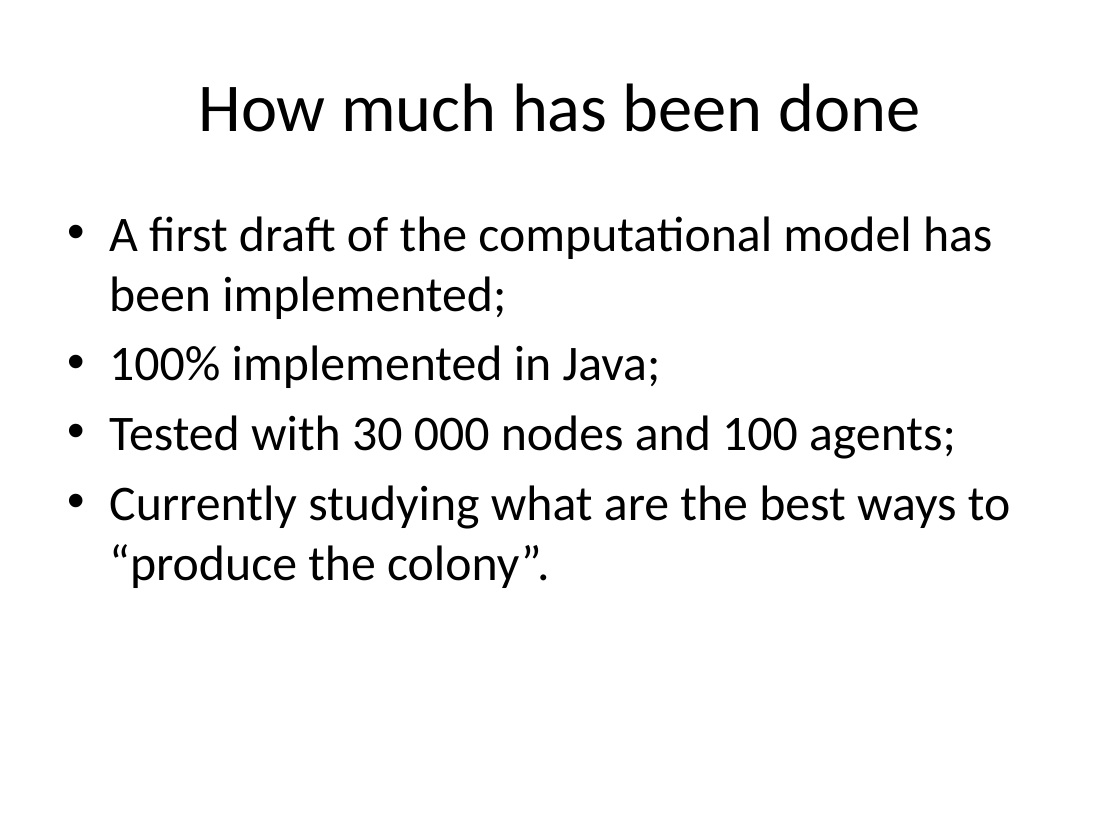
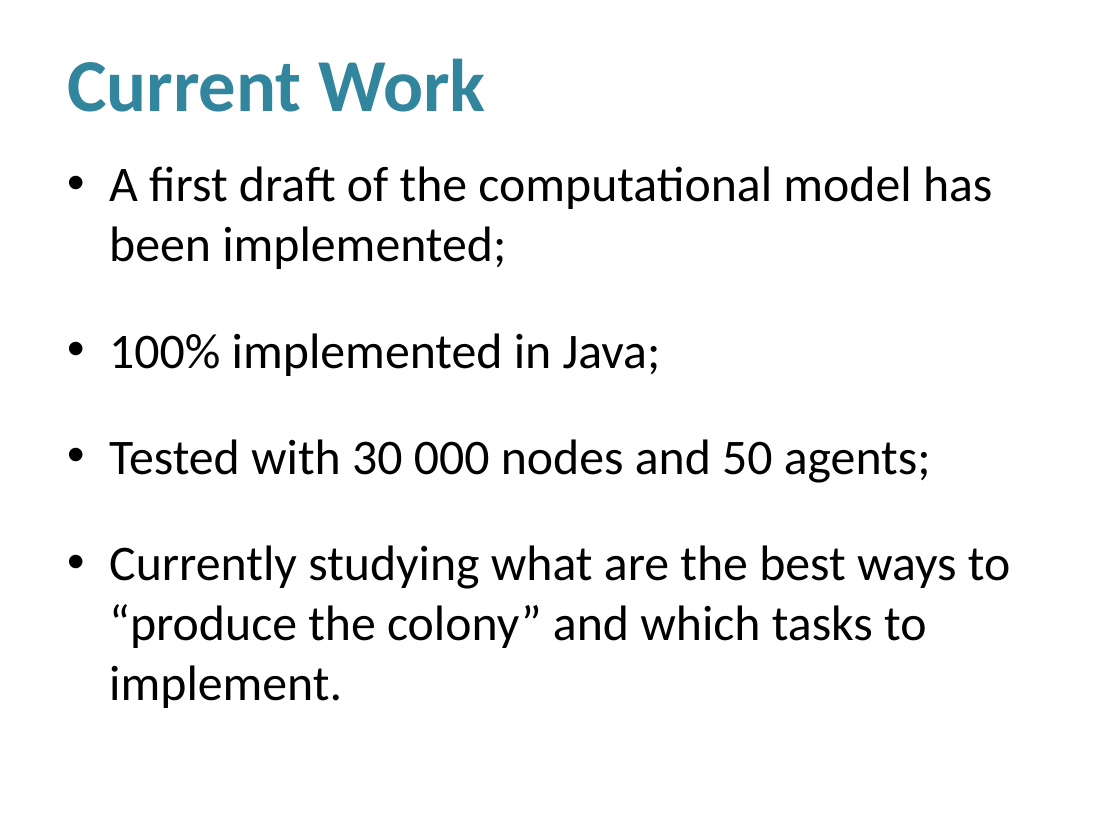
Before and after one commit to luiz-filipe/msc-project, a slide deck: slide 10 of presentation-june/Presentation.pptx (slide 12 before the commit). Drawn at 1120x840 pixels with LibreOffice and Linux fonts; fonts in the diff are those of the drawing; background and template pictures are left out. Boxes give left, top, right and bottom in pixels: in the first picture for what was removed or moved away, otherwise in the second. Text is boxed around its words. In the diff, an @@ line names an element or a change of style, - is before the commit and + after.

Commit message:
AgentType decoupled from Task, Presentation updated with UML class diagram, UML model added. Fixed issue with Agent and Node initialisation.

```diff
--- a/presentation-june/Presentation.pptx
+++ b/presentation-june/Presentation.pptx
@@ title added at bbox=[67, 58, 485, 112], 48 pt, text #31859C, bold @@
+Current Work
@@ title removed at bbox=[198, 83, 920, 132] @@
-How much has been done
@@ text "A first draft of the ...": place and size @@
-text "A first draft of the ..." at bbox=[109, 216, 1010, 588]
+text "A first draft of the ..." at bbox=[109, 166, 1010, 708]
@@ text at bbox=[109, 166, 992, 376]: more space between paragraphs @@
@@ text at bbox=[109, 439, 1010, 708]: text changed @@
-• Tested with 30 000 nodes and 100 agents;
-• Currently studying what are the best ways to “produce the colony”.
+• Tested with 30 000 nodes and 50 agents;
+• Currently studying what are the best ways to “produce the colony” and which tasks to implement.
```
Also in this commit, not shown: 8 other slides changed, 4 slides added, 5 slides removed, 13 other files.
